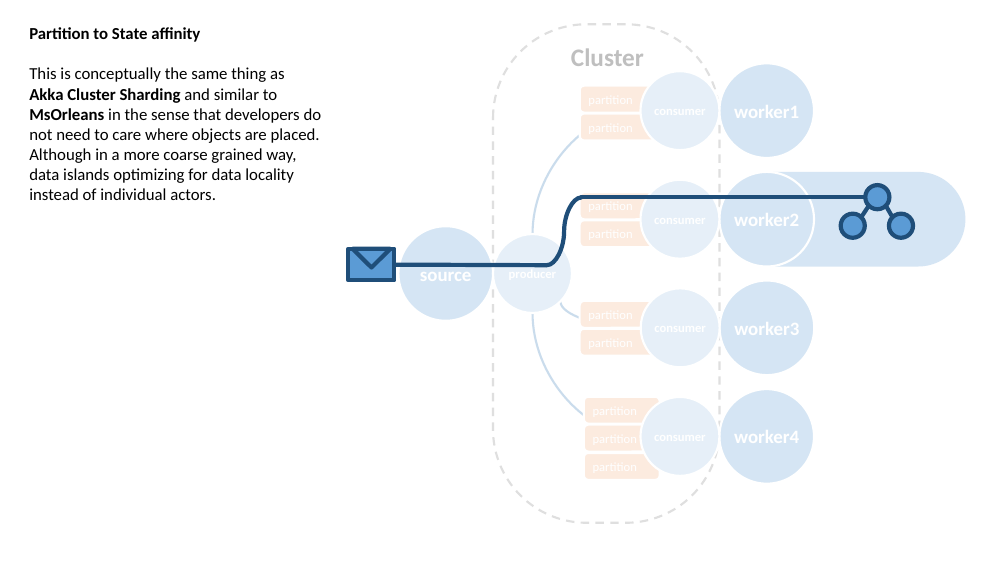
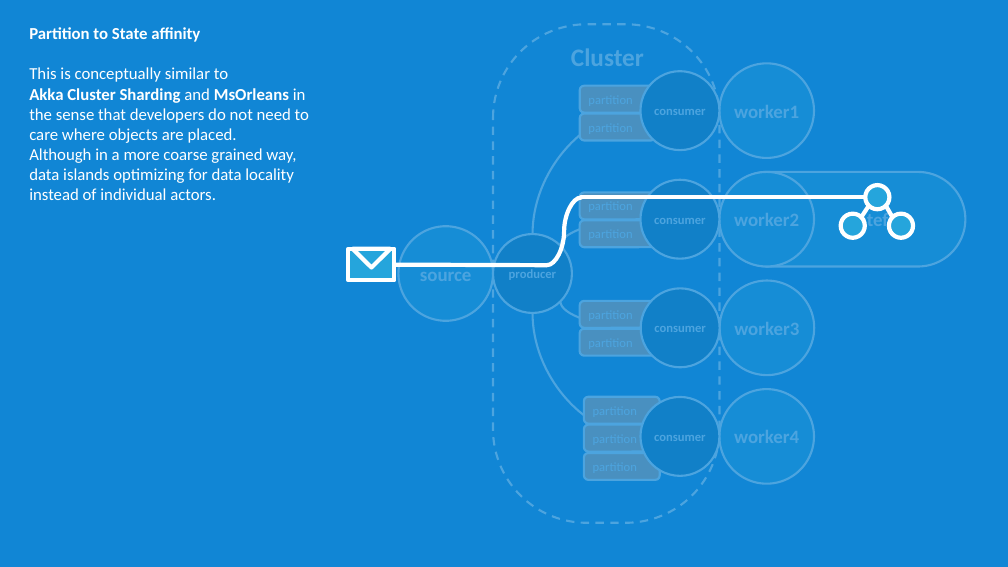
Before and after one commit to rogeralsing/Presentations, a slide deck: slide 21 of ClusterSoftware/clustersoftware.pptx (slide 10 before the commit). Drawn at 1008x567 pixels with LibreOffice and Linux fonts; fonts in the diff are those of the drawing. Boxes give left, top, right and bottom in pixels: in the first picture for what was removed or moved away, otherwise in the second. Text is boxed around its words. In the diff, an @@ line names an element or a change of style, - is before the commit and + after.

```diff
--- a/ClusterSoftware/clustersoftware.pptx
+++ b/ClusterSoftware/clustersoftware.pptx
@@ background #FFFFFF to #1186D5 @@
@@ text at box(29, 27, 296, 200): text colour #000000 to #FFFFFF in "Partition to State affinity", "Although in a more coarse grained way, ..." @@
@@ rectangle: place and size @@
-rectangle at box(349, 0, 982, 567)
+rectangle at box(340, 0, 991, 567)
@@ rectangle at box(340, 0, 991, 567): fill #FFFFFF at 75% opacity to #1186D5 at 75% opacity @@
@@ rounded rectangle at box(493, 24, 720, 523): outline #808080 2 pt dashed to #FFFFFF 2 pt dashed @@
@@ text "Cluster" at box(571, 48, 644, 66): text colour #000000 to #FFFFFF @@
@@ text at box(29, 67, 309, 143): text changed; text colour #000000 to #FFFFFF @@
-This is conceptually the same thing as
-Akka Cluster Sharding and similar to MsOrleans in the sense that developers do not need to care where objects are placed.
+This is conceptually similar to
+Akka Cluster Sharding and MsOrleans in the sense that developers do not need to care where objects are placed.
@@ curved arrow (532, 234) - (640, 110): stroke #2E75B6 2 pt to #FFFFFF 2 pt @@
@@ text in ellipse at box(654, 109, 706, 115): text added @@
+consumer
@@ fill #5B9BD5 to #25A5DC in 5 elements at box(399, 226, 493, 321), box(720, 64, 814, 158), box(720, 389, 814, 484), box(720, 281, 814, 375), box(720, 172, 814, 266) @@
@@ rounded rectangle "Stateful" at box(721, 172, 966, 266): fill #5B9BD5 to #25A5DC; outline none to #FFFFFF 2 pt @@
@@ curved line (547, 265) - (582, 197): stroke #1F4E79 4 pt to #FFFFFF 4 pt @@
@@ line (582, 197) - (867, 197): stroke #1F4E79 4 pt to #FFFFFF 4 pt @@
@@ fill #9DC3E6 to #1170A4 in 5 elements at box(493, 234, 572, 313), box(640, 71, 719, 150), box(640, 397, 719, 476), box(641, 288, 720, 367), box(640, 180, 719, 259) @@
@@ line (861, 217) - (869, 206): stroke #1F4E79 4 pt to #FFFFFF 4 pt @@
@@ line (893, 217) - (886, 206): stroke #1F4E79 4 pt to #FFFFFF 4 pt @@
@@ curved arrow added from (560, 246) to (640, 219), #FFFFFF 2 pt @@
@@ text in ellipse at box(654, 218, 706, 224): text added @@
+consumer
@@ text in rounded rectangle at box(842, 211, 903, 232): text added @@
+Stateful
@@ fill #5B9BD5 to #25A5DC; outline #1F4E79 4 pt to #FFFFFF 4 pt in 5 elements at box(349, 249, 395, 281), box(352, 249, 390, 268), box(866, 185, 890, 209), box(841, 214, 865, 238), box(889, 214, 913, 238) @@
@@ line (382, 265) - (547, 265): stroke #1F4E79 4 pt to #FFFFFF 4 pt @@
@@ curved arrow (532, 313) - (640, 436): stroke #2E75B6 2 pt to #FFFFFF 2 pt @@
@@ curved arrow (560, 302) - (641, 328): stroke #2E75B6 2 pt to #FFFFFF 2 pt @@
@@ text in ellipse at box(654, 326, 706, 332): text added @@
+consumer
@@ text in ellipse at box(654, 435, 706, 441): text added @@
+consumer
```
Also in this commit, not shown: 10 other slides changed, 23 slides added, 1 slide removed, 1 other file.
